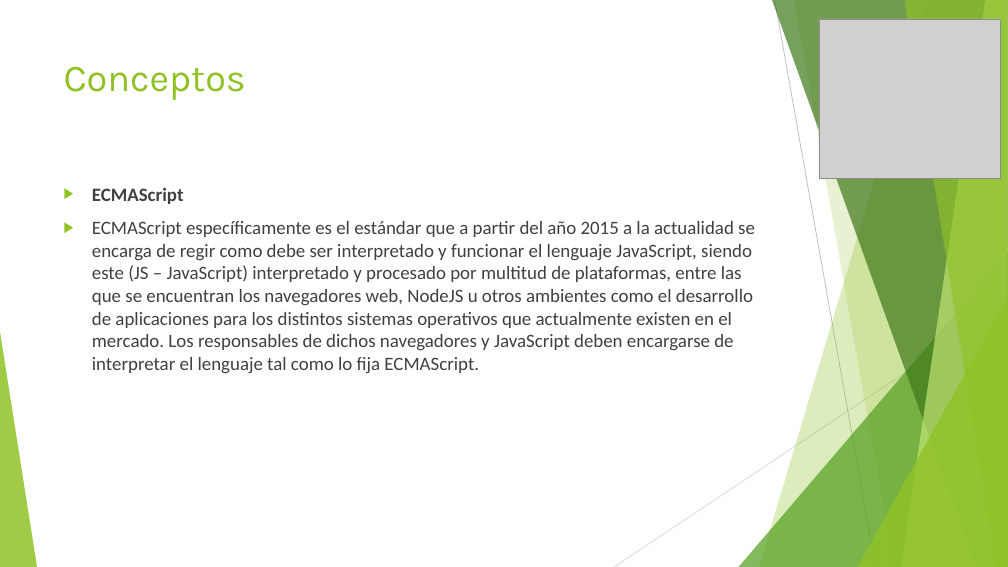
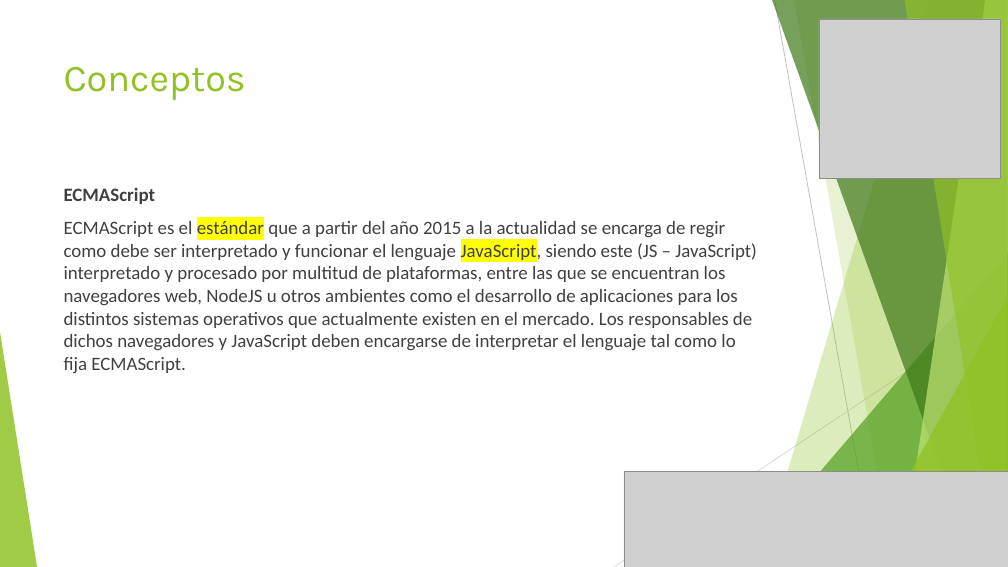
Before and after one commit to jpchSubzero/tartaro, a slide deck: slide 7 of angular/eShopApp/Recursos/Angular.pptx (slide 4 before the commit). Drawn at 1008x567 pixels with LibreOffice and Linux fonts; fonts in the diff are those of the drawing; grey boxes stand for pictures. Boxes give left, top, right and bottom in pixels: in the first picture for what was removed or moved away, otherwise in the second. Text is boxed around its words. In the diff, an @@ line names an element or a change of style, - is before the commit and + after.

```diff
--- a/angular/eShopApp/Recursos/Angular.pptx
+++ b/angular/eShopApp/Recursos/Angular.pptx
@@ text at (64, 188, 156, 204): bullet ▶ to none @@
@@ text at (64, 221, 757, 373): text changed @@
-▶ ECMAScript específicamente es el estándar que a partir del año 2015 a la actualidad se encarga de regir como debe ser interpretado y funcionar el lenguaje JavaScript, siendo este (JS – JavaScript) interpretado y procesado por multitud de plataformas, entre las que se encuentran los navegadores web, NodeJS u otros ambientes como el desarrollo de aplicaciones para los distintos sistemas operativos que actualmente existen en el mercado. Los responsables de dichos navegadores y JavaScript deben encargarse de interpretar el lenguaje tal como lo fija ECMAScript.
+ECMAScript es el estándar que a partir del año 2015 a la actualidad se encarga de regir como debe ser interpretado y funcionar el lenguaje JavaScript, siendo este (JS – JavaScript) interpretado y procesado por multitud de plataformas, entre las que se encuentran los navegadores web, NodeJS u otros ambientes como el desarrollo de aplicaciones para los distintos sistemas operativos que actualmente existen en el mercado. Los responsables de dichos navegadores y JavaScript deben encargarse de interpretar el lenguaje tal como lo fija ECMAScript.
@@ picture added at (624, 471, 1008, 567) @@
```
Also in this commit, not shown: 18 other slides changed, 10 slides added, 43 other files.
